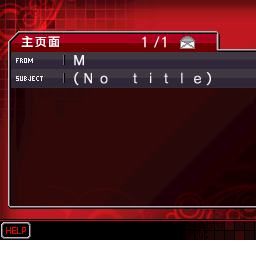
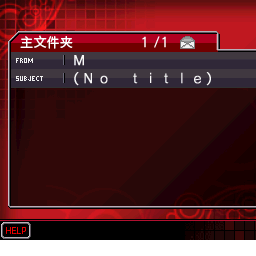
Two versions of the same layered image (256x256). Layer-by-layer changes:
renamed "主页面" to "主文件夹", painted on it over bbox(20, 35, 73, 49)
